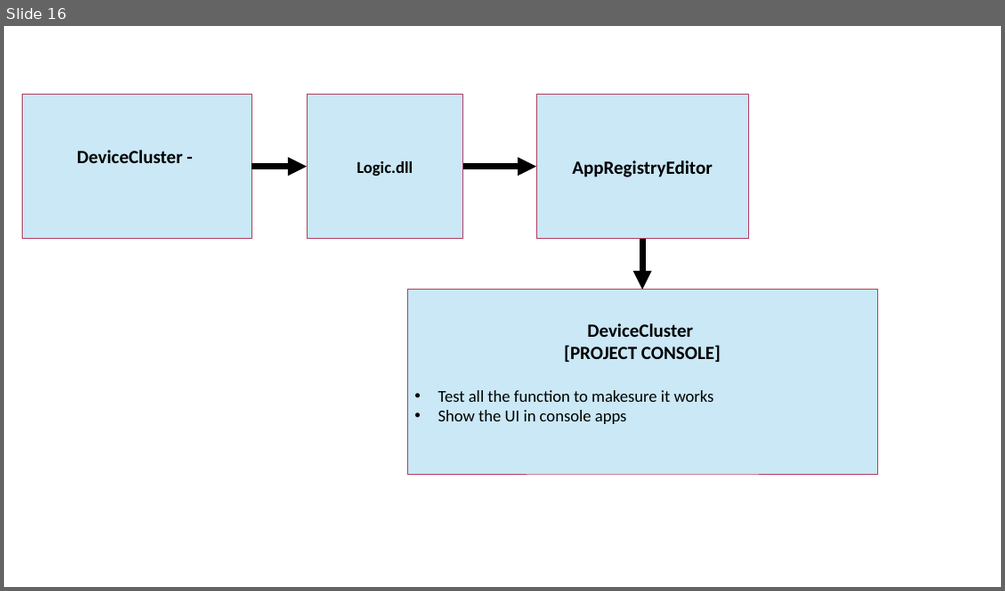
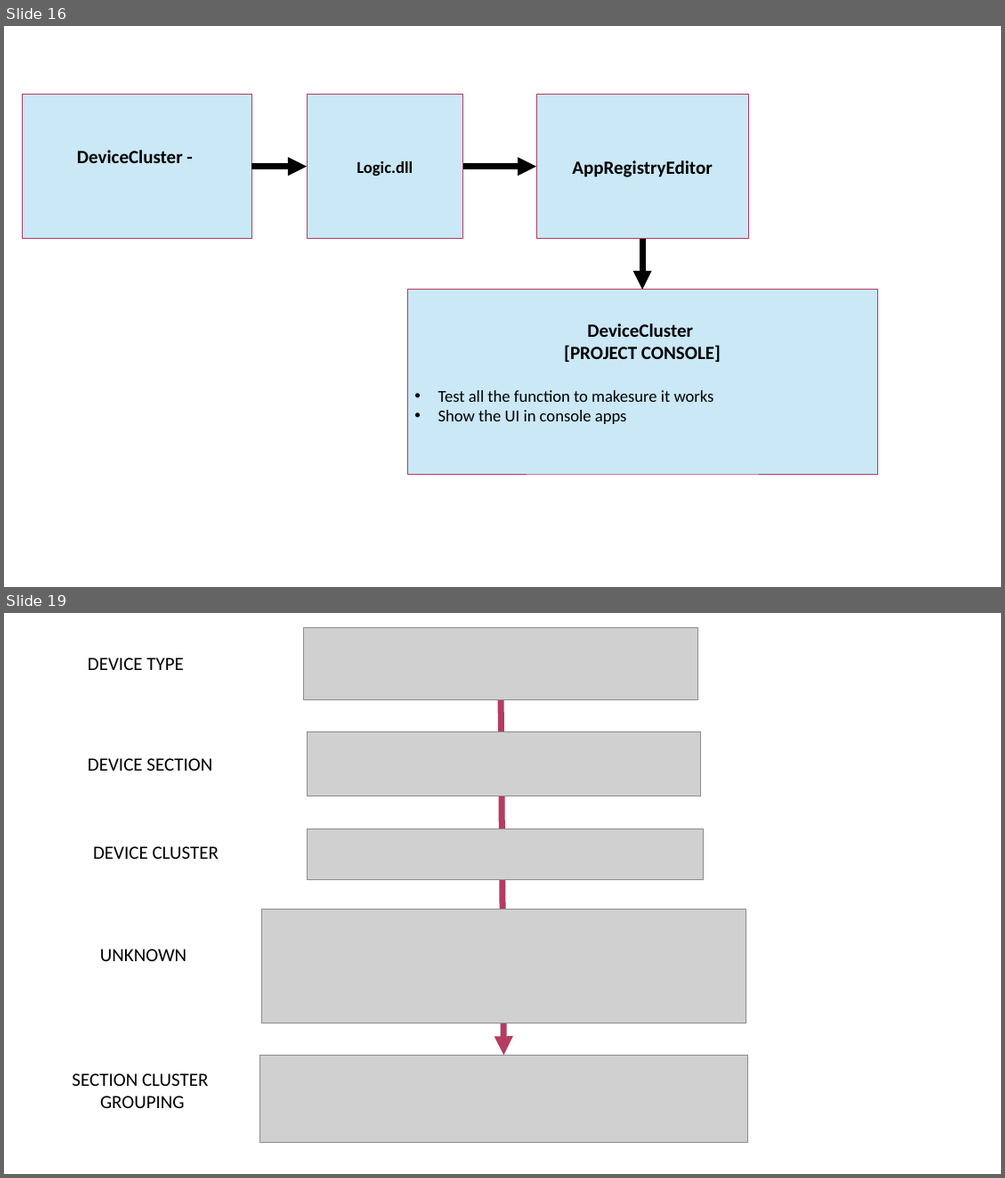
Before and after one commit to Syaziyah30/DeviceCluster, a slide deck: 1.training_model/supplementary/Device Identifier 20260520.pptx. Shown one above the other, each under a label of ours: slide 16 before the commit, slides 16 and 19 after it; the slides between them are not shown. The pictures are 1005x591 and 1005x1178 pixels, drawn with LibreOffice and Linux fonts; fonts in the diff are those of the drawing; grey boxes stand for pictures. Boxes give left, top, right and bottom in pixels: in the first picture for what was removed or moved away, otherwise in the second. Text is boxed around its words. In the diff, an @@ line names an element or a change of style, - is before the commit and + after.

```diff
--- a/1.training_model/supplementary/Device Identifier 20260520.pptx
+++ b/1.training_model/supplementary/Device Identifier 20260520.pptx
@@ slide 19 added at [4,613,1001,1174], background #FFFFFF @@
@@ picture added at [304,627,698,699] @@
@@ text added at [88,657,184,670], 18 pt, text #000000 @@
+DEVICE TYPE
@@ arrow added from (501, 699) to (503, 1055), #B63C62 6 pt @@
@@ picture added at [307,732,701,796] @@
@@ text added at [88,758,212,771], 18 pt, text #000000 @@
+DEVICE SECTION
@@ text added at [93,846,218,859], 18 pt, text #000000 @@
+DEVICE CLUSTER
@@ picture added at [307,829,704,880] @@
@@ picture added at [262,909,745,1023] @@
@@ text added at [100,949,186,961], 18 pt, text #000000 @@
+UNKNOWN
@@ picture added at [259,1055,747,1143] @@
@@ text added at [72,1073,208,1108], 18 pt, text #000000 @@
+SECTION CLUSTER
+GROUPING
```
Also in this commit, not shown: 4 other slides added, 4 other files.
